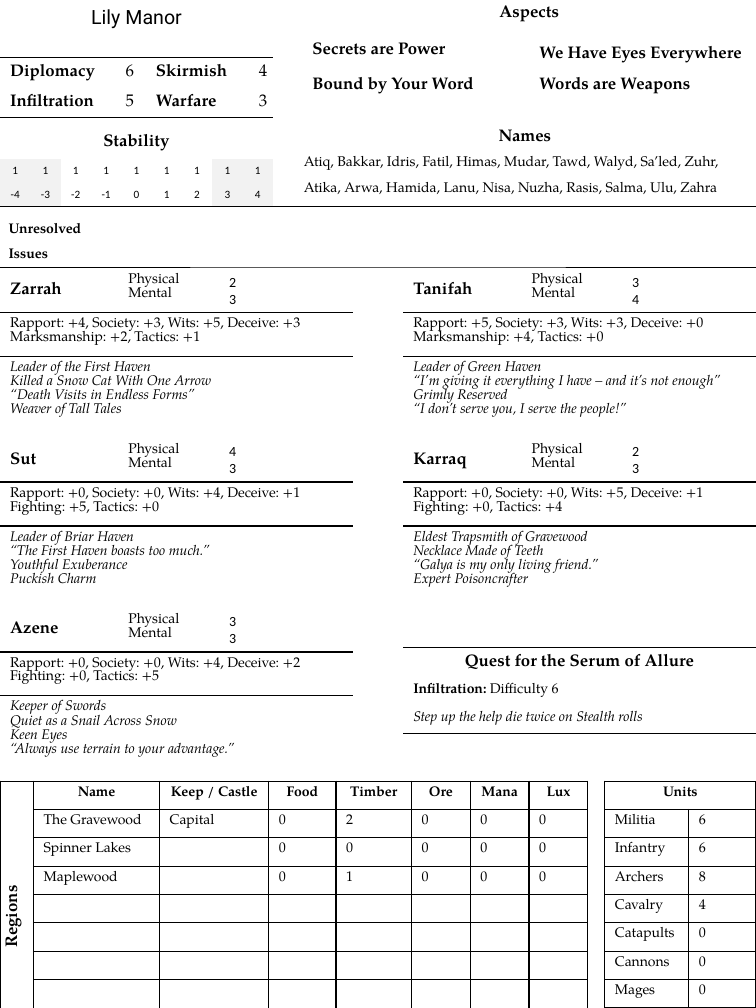
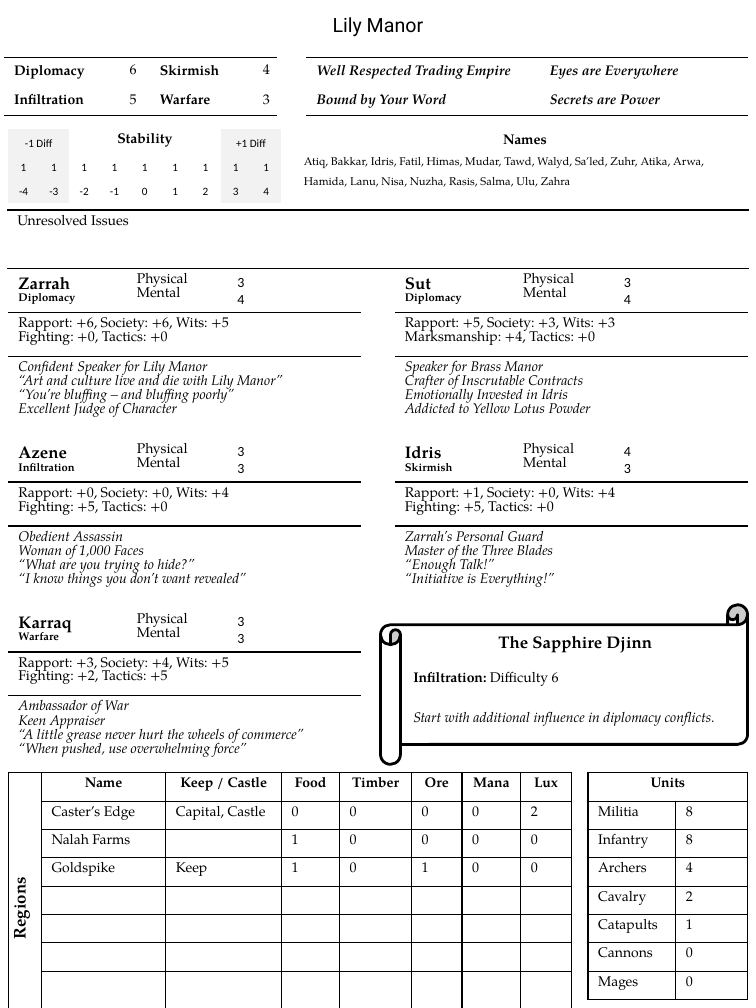
Before and after one commit to ziapeltagames/wrath-of-the-autarch, a slide deck: slide 8 of sheets/Core Sheets.pptx (slide 9 before the commit). Drawn at 756x1008 pixels with LibreOffice and Linux fonts; fonts in the diff are those of the drawing. Boxes give left, top, right and bottom in pixels: in the first picture for what was removed or moved away, otherwise in the second. Text is boxed around its words. In the diff, an @@ line names an element or a change of style, - is before the commit and + after.

Commit message:
Lily Manor Updates
Lily Manor Updates

```diff
--- a/sheets/Core Sheets.pptx
+++ b/sheets/Core Sheets.pptx
@@ text "Lily Manor" moved from (x1=91, y1=9, x2=181, y2=28) to (x1=333, y1=17, x2=423, y2=37) @@
@@ table at (x1=4, y1=57, x2=277, y2=116) @@
@@ size 12 to 10 pt @@
@@ table moved from (x1=0, y1=57, x2=273, y2=118) to (x1=4, y1=57, x2=277, y2=116) @@
@@ table at (x1=306, y1=57, x2=747, y2=116) @@
-row 1: Aspects | 
-row 2: Secrets are Power | We Have Eyes Everywhere
-row 3: Bound by Your Word | Words are Weapons
+row 1: Well Respected Trading Empire | Eyes are Everywhere
+row 2: Bound by Your Word | Secrets are Power
@@ table resized from (x1=302, y1=0, x2=756, y2=101) to (x1=306, y1=57, x2=747, y2=116) @@
@@ text "Names" at (x1=304, y1=134, x2=704, y2=187): size 12 to 10 pt in "Names"; size 10 to 8 pt @@
@@ table at (x1=8, y1=129, x2=280, y2=203) @@
-row 1: Stability |  |  |  |  |  |  |  | 
+row 1: -1 Diff |  | Stability |  |  |  |  | +1 Diff | 
@@ fill none to #F2F2F2 in row 1, column 1 @@
@@ table resized from (x1=0, y1=129, x2=272, y2=207) to (x1=8, y1=129, x2=280, y2=203) @@
@@ rectangle removed at (x1=0, y1=206, x2=756, y2=267) @@
-Unresolved
-Issues
@@ table added at (x1=7, y1=210, x2=749, y2=268), 1 rows, 1 columns @@
+Unresolved Issues
@@ 3 tables moved together from (x1=0, y1=269, x2=353, y2=772) to (x1=8, y1=269, x2=361, y2=772) @@
@@ table at (x1=8, y1=269, x2=361, y2=433) @@
-row 1, column 1: Zarrah
+row 1, column 1: Zarrah / Diplomacy
-row 1, column 3: 2 / 3
+row 1, column 3: 3 / 4
-row 2, column 1: Rapport: +4, Society: +3, Wits: +5, Deceive: +3 / Marksmanship: +2, Tactics: +1
+row 2, column 1: Rapport: +6, Society: +6, Wits: +5 / Fighting: +0, Tactics: +0
-row 3, column 1: Leader of the First Haven / Killed a Snow Cat With One Arrow / “Death Visits in Endless Forms” / Weaver of Tall Tales
+row 3, column 1: Confident Speaker for Lily Manor / “Art and culture live and die with Lily Manor” / “You’re bluffing – and bluffing poorly” / Excellent Judge of Character
@@ table at (x1=395, y1=269, x2=748, y2=433) @@
-row 1, column 1: Tanifah
+row 1, column 1: Sut / Diplomacy
-row 2, column 1: Rapport: +5, Society: +3, Wits: +3, Deceive: +0 / Marksmanship: +4, Tactics: +0
+row 2, column 1: Rapport: +5, Society: +3, Wits: +3 / Marksmanship: +4, Tactics: +0
-row 3, column 1: Leader of Green Haven / “I’m giving it everything I have – and it’s not enough” / Grimly Reserved / “I don’t serve you, I serve the people!”
+row 3, column 1: Speaker for Brass Manor / Crafter of Inscrutable Contracts / Emotionally Invested in Idris / Addicted to Yellow Lotus Powder
@@ table moved from (x1=403, y1=269, x2=756, y2=433) to (x1=395, y1=269, x2=748, y2=433) @@
@@ table at (x1=8, y1=438, x2=361, y2=603) @@
-row 1, column 1: Sut
+row 1, column 1: Azene / Infiltration
-row 1, column 3: 4 / 3
+row 1, column 3: 3 / 3
-row 2, column 1: Rapport: +0, Society: +0, Wits: +4, Deceive: +1 / Fighting: +5, Tactics: +0
+row 2, column 1: Rapport: +0, Society: +0, Wits: +4 / Fighting: +5, Tactics: +0
-row 3, column 1: Leader of Briar Haven / “The First Haven boasts too much.” / Youthful Exuberance / Puckish Charm
+row 3, column 1: Obedient Assassin / Woman of 1,000 Faces / “What are you trying to hide?” / “I know things you don’t want revealed”
@@ table moved from (x1=403, y1=438, x2=756, y2=603) to (x1=395, y1=438, x2=748, y2=603) @@
@@ table at (x1=395, y1=438, x2=748, y2=603) @@
-row 1, column 1: Karraq
+row 1, column 1: Idris / Skirmish
-row 1, column 3: 2 / 3
+row 1, column 3: 4 / 3
-row 2, column 1: Rapport: +0, Society: +0, Wits: +5, Deceive: +1 / Fighting: +0, Tactics: +4
+row 2, column 1: Rapport: +1, Society: +0, Wits: +4 / Fighting: +5, Tactics: +0
-row 3, column 1: Eldest Trapsmith of Gravewood / Necklace Made of Teeth / “Galya is my only living friend.” / Expert Poisoncrafter
+row 3, column 1: Zarrah’s Personal Guard / Master of the Three Blades / “Enough Talk!” / “Initiative is Everything!”
@@ table at (x1=8, y1=608, x2=361, y2=772) @@
-row 1, column 1: Azene
+row 1, column 1: Karraq / Warfare
-row 2, column 1: Rapport: +0, Society: +0, Wits: +4, Deceive: +2 / Fighting: +0, Tactics: +5
+row 2, column 1: Rapport: +3, Society: +4, Wits: +5 / Fighting: +2, Tactics: +5
-row 3, column 1: Keeper of Swords / Quiet as a Snail Across Snow / Keen Eyes / “Always use terrain to your advantage.”
+row 3, column 1: Ambassador of War / Keen Appraiser / “A little grease never hurt the wheels of commerce” / “When pushed, use overwhelming force”
@@ horizontal scroll added at (x1=380, y1=605, x2=747, y2=764), fill #FFFFFF, outline #000000 2 pt @@
@@ table at (x1=403, y1=622, x2=748, y2=748) @@
-row 1, column 1: Quest for the Serum of Allure
+row 1, column 1: The Sapphire Djinn
-row 3, column 1: Step up the help die twice on Stealth rolls
+row 3, column 1: Start with additional influence in diplomacy conflicts.
@@ borders changed @@
@@ table resized from (x1=403, y1=647, x2=756, y2=733) to (x1=403, y1=622, x2=748, y2=748) @@
@@ table at (x1=8, y1=773, x2=570, y2=1000) @@
-row 2:  | The Gravewood | Capital | 0 | 2 | 0 | 0 | 0
+row 2:  | Caster’s Edge | Capital, Castle | 0 | 0 | 0 | 0 | 2
-row 3, column 2: Spinner Lakes
+row 3, column 2: Nalah Farms
-row 3, column 4: 0
+row 3, column 4: 1
-row 4:  | Maplewood |  | 0 | 1 | 0 | 0 | 0
+row 4:  | Goldspike | Keep | 1 | 0 | 1 | 0 | 0
@@ table resized from (x1=0, y1=781, x2=587, y2=1008) to (x1=8, y1=773, x2=570, y2=1000) @@
@@ table at (x1=588, y1=773, x2=747, y2=1000) @@
-row 2, column 2: 6
+row 2, column 2: 8
-row 3, column 2: 6
+row 3, column 2: 8
-row 4, column 2: 8
+row 4, column 2: 4
-row 5, column 2: 4
+row 5, column 2: 2
-row 6, column 2: 0
+row 6, column 2: 1
@@ table resized from (x1=605, y1=781, x2=756, y2=1008) to (x1=588, y1=773, x2=747, y2=1000) @@
```
Also in this commit, not shown: 4 other slides changed, 3 slides added, 13 other files.
